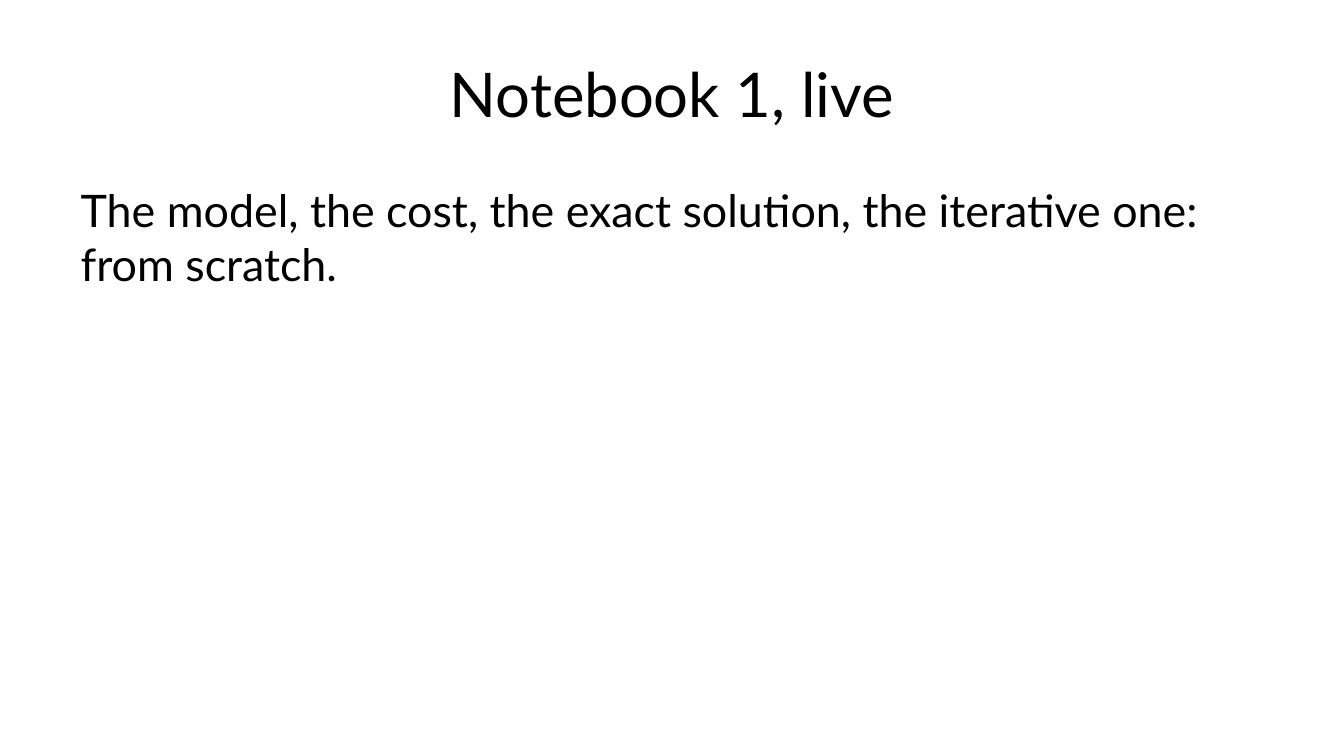
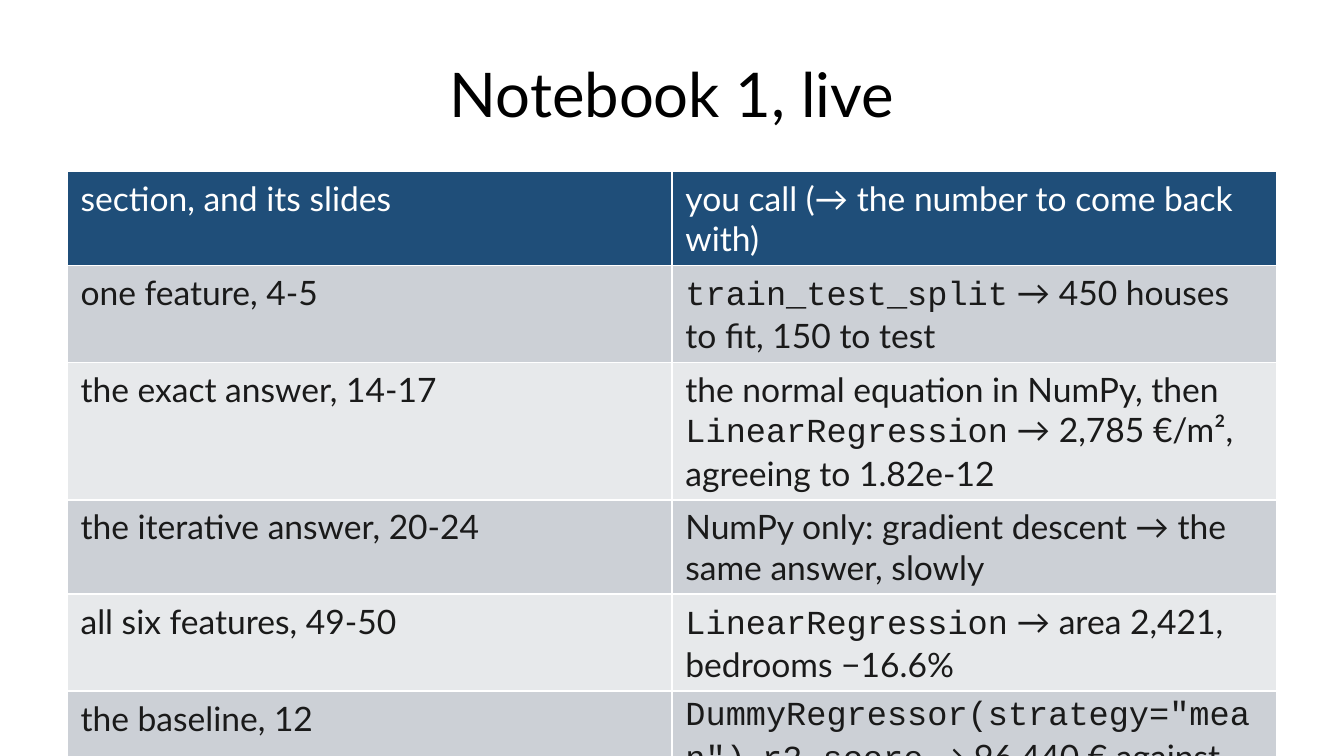
Before and after one commit to fabioantonini/technologies-for-artificial-intelligence, a slide deck: slide 25 of Lessons/03_regression/Slides/regression_slides.pptx. Drawn at 1344x756 pixels with LibreOffice and Linux fonts; fonts in the diff are those of the drawing; background and template pictures are left out. Boxes give left, top, right and bottom in pixels: in the first picture for what was removed or moved away, otherwise in the second. Text is boxed around its words. In the diff, an @@ line names an element or a change of style, - is before the commit and + after.

```diff
--- a/Lessons/03_regression/Slides/regression_slides.pptx
+++ b/Lessons/03_regression/Slides/regression_slides.pptx
@@ table added at box(67, 172, 1277, 740), 6 rows, 2 columns @@
+section, and its slides | you call (→ the number to come back with)
+one feature, 4-5 | train_test_split → 450 houses to fit, 150 to test
+the exact answer, 14-17 | the normal equation in NumPy, then LinearRegression → 2,785 €/m², agreeing to 1.82e-12
+the iterative answer, 20-24 | NumPy only: gradient descent → the same answer, slowly
+all six features, 49-50 | LinearRegression → area 2,421, bedrooms −16.6%
+the baseline, 12 | DummyRegressor(strategy="mean"), r2_score → 96,440 € against 20,341 €, R² 0.956
@@ text removed at box(81, 194, 1197, 282) @@
-The model, the cost, the exact solution, the iterative one: from scratch.
```
Also in this commit, not shown: 8 other slides changed, 3 other files.
